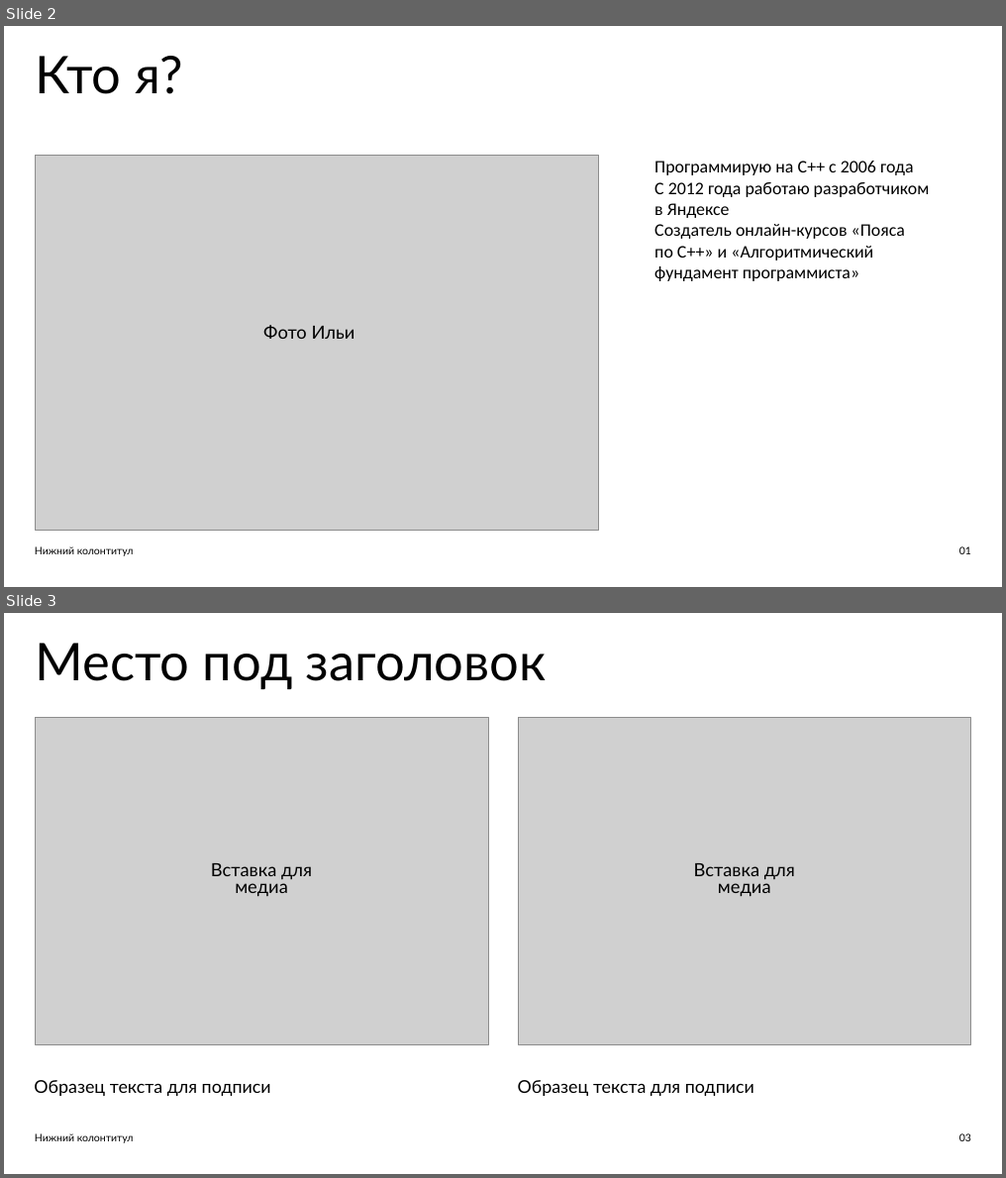
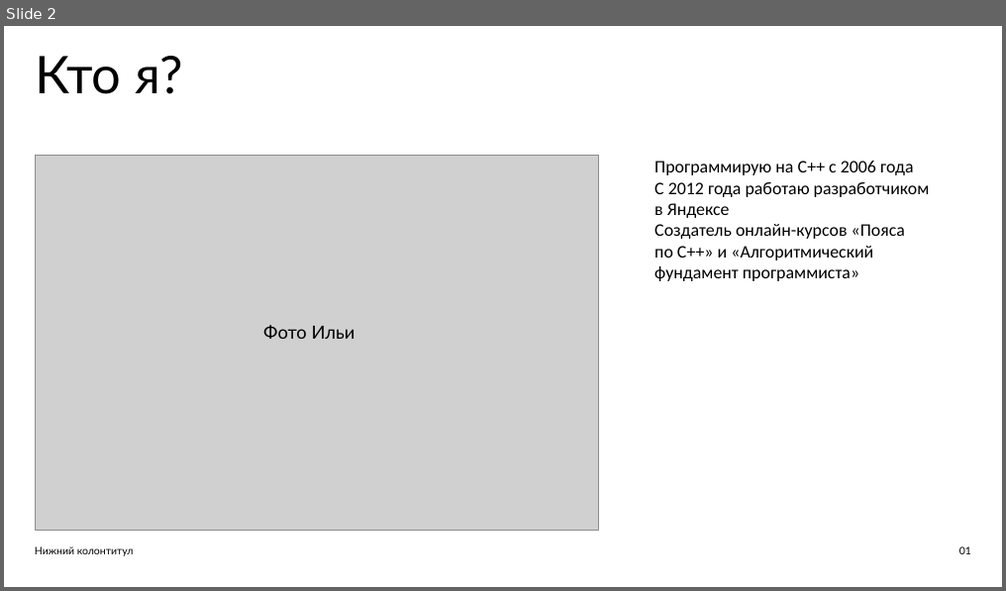
Before and after one commit to ishfb/zcc23, a slide deck: slides.pptx. Shown one above the other, each under a label of ours: slides 2 and 3 before the commit, slide 2 after it. The pictures are 1006x1178 and 1006x591 pixels, drawn with LibreOffice and Linux fonts; fonts in the diff are those of the drawing; grey boxes stand for pictures. Boxes give left, top, right and bottom in pixels: in the first picture for what was removed or moved away, otherwise in the second. Text is boxed around its words. In the diff, an @@ line names an element or a change of style, - is before the commit and + after.

```diff
--- a/slides.pptx
+++ b/slides.pptx
@@ slide 3 removed at bbox=[4, 613, 1002, 1174], background #FFFFFF @@
@@ text removed at bbox=[35, 643, 547, 689] @@
-Место под заголовок
@@ picture removed at bbox=[35, 717, 487, 1045] @@
@@ picture removed at bbox=[518, 717, 970, 1045] @@
@@ text removed at bbox=[211, 863, 312, 897] @@
-Вставка для медиа
@@ text removed at bbox=[694, 863, 795, 897] @@
-Вставка для медиа
@@ text removed at bbox=[34, 1080, 271, 1096] @@
-Образец текста для подписи
@@ text removed at bbox=[518, 1080, 754, 1096] @@
-Образец текста для подписи
@@ text removed at bbox=[35, 1134, 134, 1144] @@
-Нижний колонтитул
@@ text removed at bbox=[959, 1134, 971, 1142] @@
-03
```
Also in this commit, not shown: 8 slides added, 1 other file.
